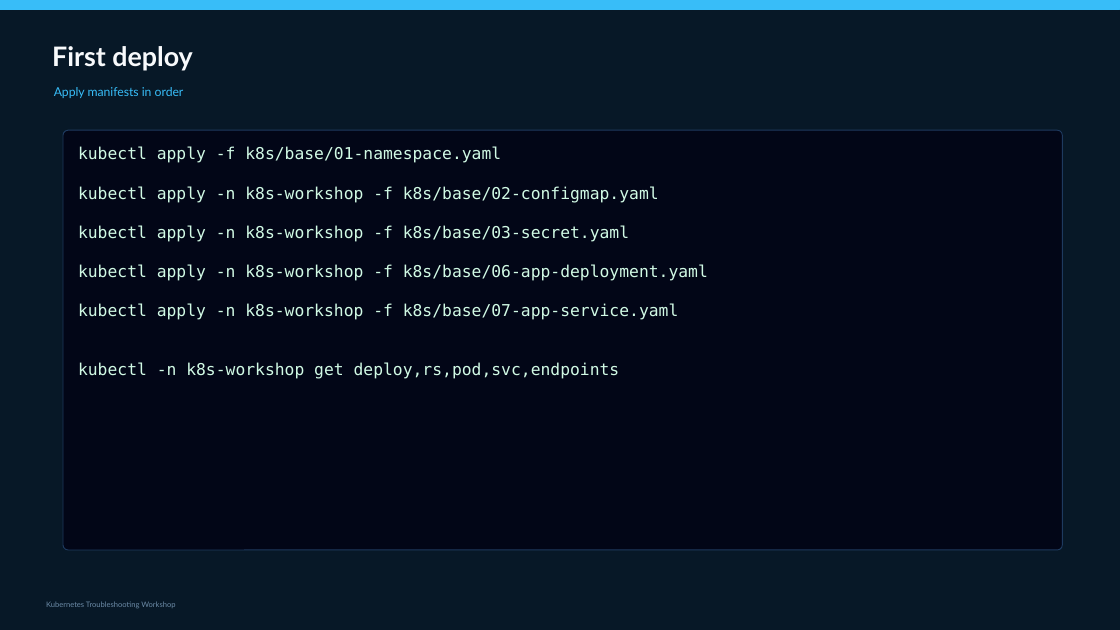
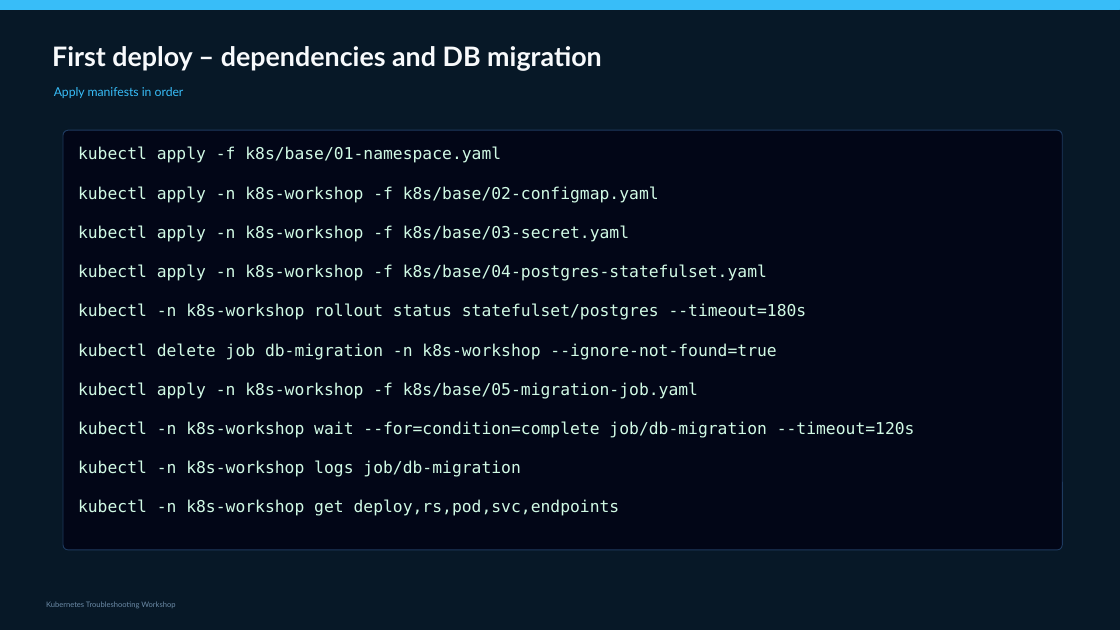
Before and after one commit to slaneslane/k8s-workshop-2, a slide deck: slide 46 of presentations/K8s_Troubleshooting_Workshop_FULL.pptx (slide 42 before the commit). Drawn at 1120x630 pixels with LibreOffice and Linux fonts; fonts in the diff are those of the drawing. Boxes give left, top, right and bottom in pixels: in the first picture for what was removed or moved away, otherwise in the second. Text is boxed around its words. In the diff, an @@ line names an element or a change of style, - is before the commit and + after.

```diff
--- a/presentations/K8s_Troubleshooting_Workshop_FULL.pptx
+++ b/presentations/K8s_Troubleshooting_Workshop_FULL.pptx
@@ text at (52, 46, 602, 71): text changed @@
-First deploy
+First deploy – dependencies and DB migration
@@ text at (78, 264, 915, 477): text changed @@
-kubectl apply -n k8s-workshop -f k8s/base/06-app-deployment.yaml
-kubectl apply -n k8s-workshop -f k8s/base/07-app-service.yaml
+kubectl apply -n k8s-workshop -f k8s/base/04-postgres-statefulset.yaml
+kubectl -n k8s-workshop rollout status statefulset/postgres --timeout=180s
+kubectl delete job db-migration -n k8s-workshop --ignore-not-found=true
+kubectl apply -n k8s-workshop -f k8s/base/05-migration-job.yaml
+kubectl -n k8s-workshop wait --for=condition=complete job/db-migration --timeout=120s
+kubectl -n k8s-workshop logs job/db-migration
```
Also in this commit, not shown: 1 other slide changed, 5 slides added, 3 other files.
